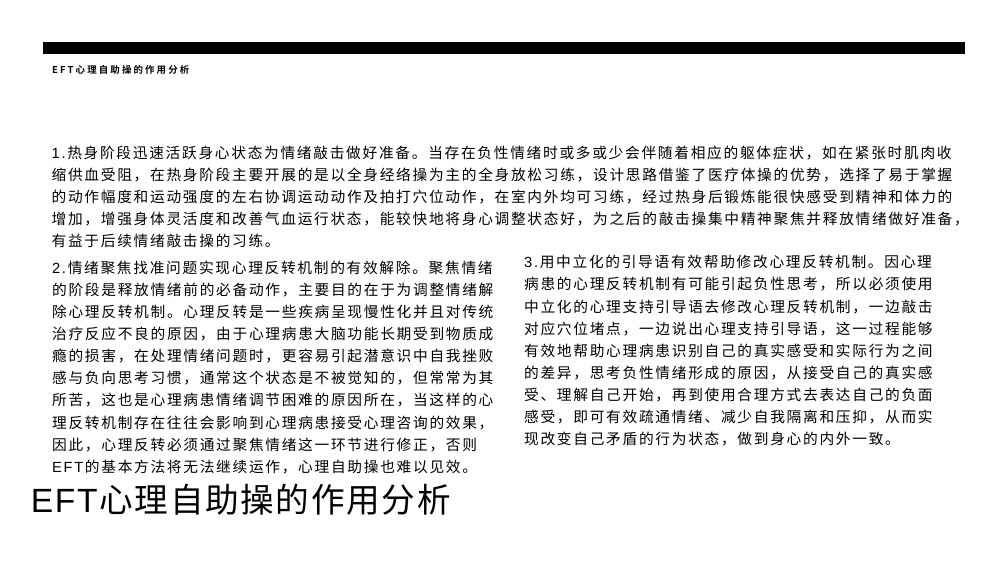
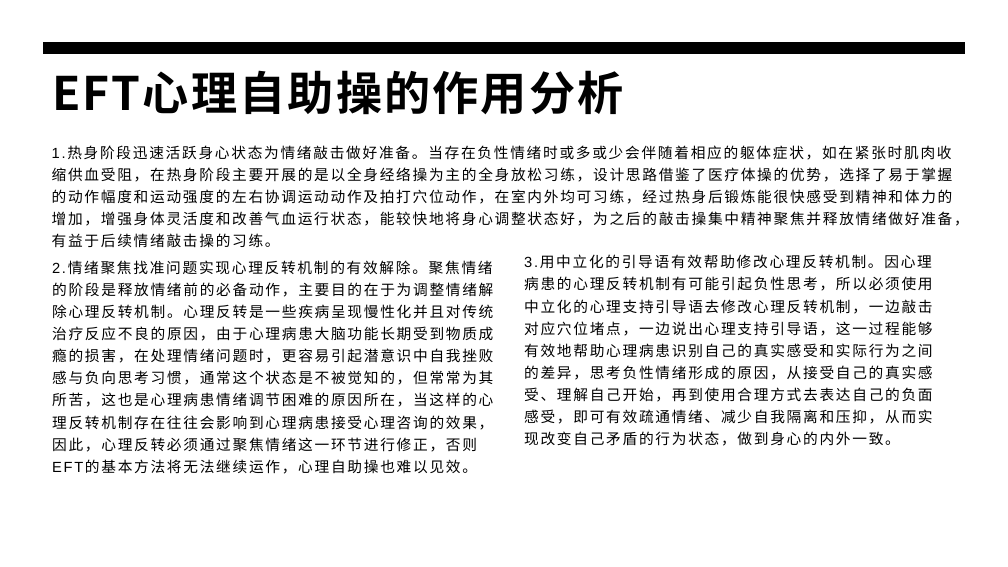
Before and after one commit to panxibei/writing, a slide deck: slide 34 of 44_心理学/28_浥尘伙伴社团原创：音乐治疗/PPT/浥尘伙伴社团原创：情绪释放疗法（EFT）心理训练.pptx (slide 33 before the commit). Drawn at 1008x567 pixels with LibreOffice and Linux fonts; fonts in the diff are those of the drawing. Boxes give left, top, right and bottom in pixels: in the first picture for what was removed or moved away, otherwise in the second. Text is boxed around its words. In the diff, an @@ line names an element or a change of style, - is before the commit and + after.

```diff
--- a/44_心理学/28_浥尘伙伴社团原创：音乐治疗/PPT/浥尘伙伴社团原创：情绪释放疗法（EFT）心理训练.pptx
+++ b/44_心理学/28_浥尘伙伴社团原创：音乐治疗/PPT/浥尘伙伴社团原创：情绪释放疗法（EFT）心理训练.pptx
@@ title "EFT心理自助操的作用分析" at [52, 70, 624, 115]: size 9 to 44 pt @@
@@ text removed at [31, 486, 451, 515] @@
-EFT心理自助操的作用分析
```
Also in this commit, not shown: 7 other slides changed, 2 slides added, 1 slide removed.
